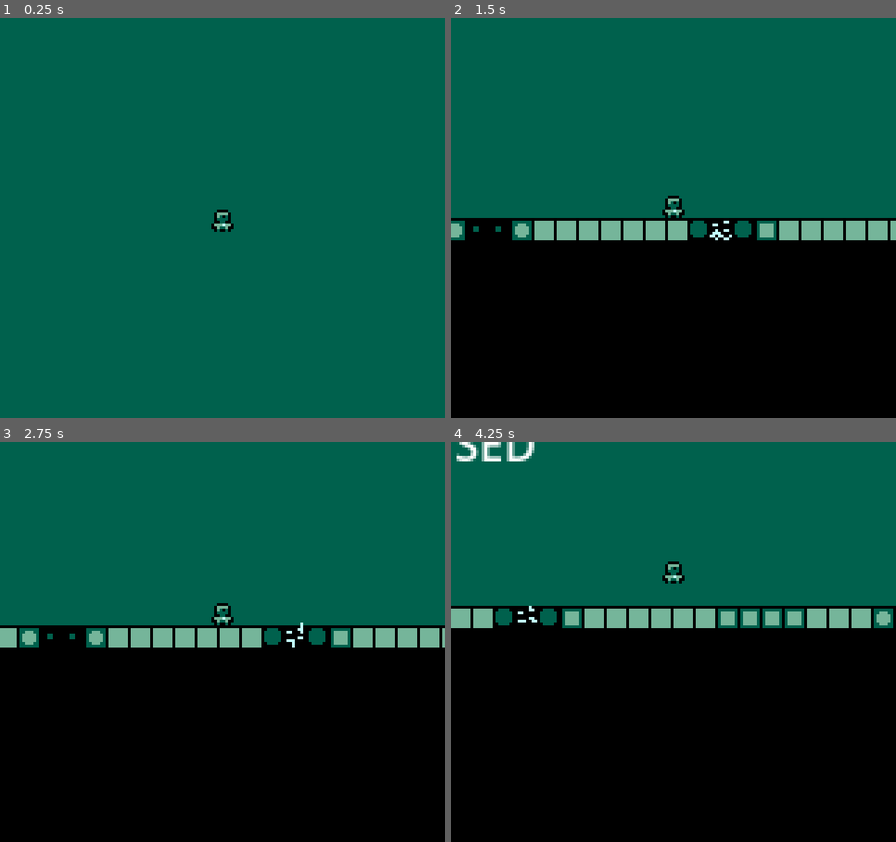
Above: before the commit, frames 1-4 (two rows, left to right).
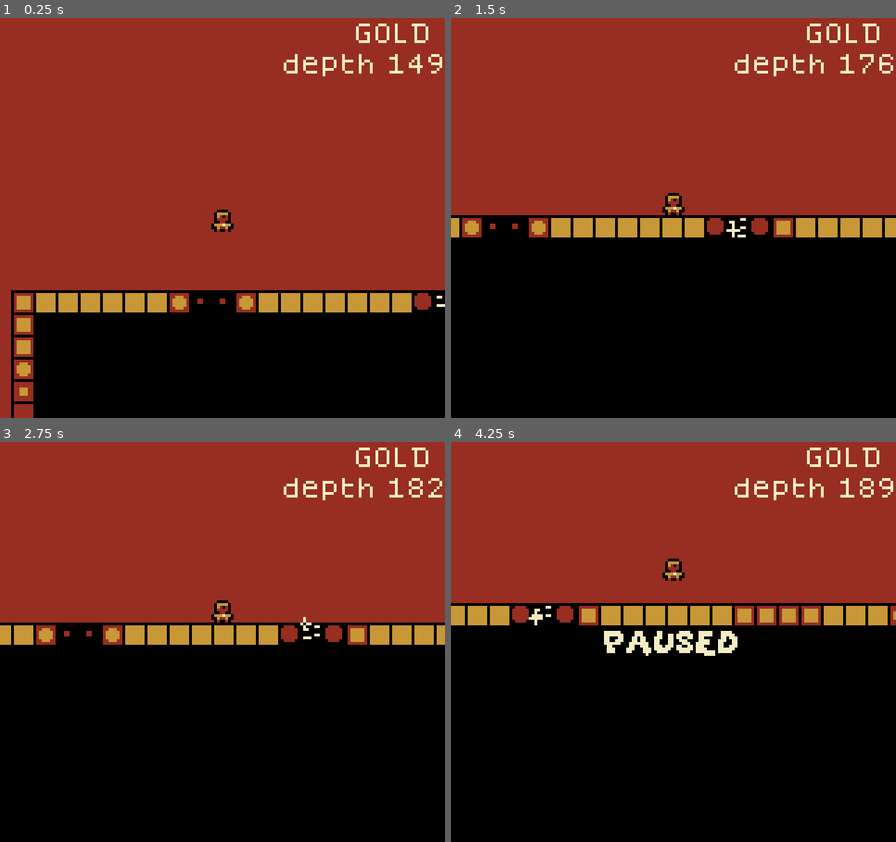
Above: after the commit, the same moments.

Repository: TimCreasman/gbjam14-old-man-miner
Game: Godot game, scene res://game/scene/main.tscn
Two runs of this game, one before a commit and one after it. Both use one fixed random seed, a clock stepped at 60 frames per second and the inputs below.
Inputs:
- Up to frame 1 (0.25 s): no input
- Up to frame 2 (1.5 s): hold D (move_right) from 0.53 s (still down); tap Space (jump) at 0.77 s
- Up to frame 3 (2.75 s): tap Space (jump) at 1.52 s; release D (move_right) at 2.03 s; hold A (move_left) from 2.03 s (still down)
- Up to frame 4 (4.25 s): release A (move_left) at 2.78 s; hold D (move_right) from 2.78 s (still down); tap Space (jump) at 3.02, 3.77 s; tap Shift (pause) at 4.15 s

The runs differ from the first frame. In frame 1, 100% of the frame differs, in the area x 0-100%, y 0-100%; in frame 2, 55%; in frame 3, 51%; in frame 4, 47%.

Commit message:
Added score labels

Diff:
--- /dev/null
+++ b/assets/shaders/input_palette.tres
@@ -0,0 +1,7 @@
+[gd_resource type="Resource" script_class="GBPalette" format=3 uid="uid://dlve26p0npub7"]
+
+[ext_resource type="Script" uid="uid://cm3iofpy5h14b" path="res://assets/shaders/gb_palette.gd" id="1_u71td"]
+
+[resource]
+script = ExtResource("1_u71td")
+metadata/_custom_type_script = "uid://cm3iofpy5h14b"
--- /dev/null
+++ b/assets/shaders/output_palette.tres
@@ -0,0 +1,10 @@
+[gd_resource type="Resource" script_class="GBPalette" format=3 uid="uid://b1aolvgojkjyp"]
+
+[ext_resource type="Script" uid="uid://cm3iofpy5h14b" path="res://assets/shaders/gb_palette.gd" id="1_qkke4"]
+
+[resource]
+script = ExtResource("1_qkke4")
+background = Color(0.5921569, 0.18039216, 0.12941177, 1)
+foreground = Color(0.78431374, 0.5921569, 0.21568628, 1)
+highlight = Color(0.9529412, 0.92156863, 0.7647059, 1)
+metadata/_custom_type_script = "uid://cm3iofpy5h14b"
--- a/assets/shaders/palette.gdshader
+++ b/assets/shaders/palette.gdshader
@@ -15,7 +15,7 @@
         vec4 input_color = input_palette[i];
         vec4 output_color = output_palette[i];
 
-        if(color_match(current_color, input_color)) {
+        if(color_match(current_color, input_color) && current_color.a > 0.001) {
             COLOR = vec4(output_color.x, output_color.y, output_color.z, 1.0);
         }
     }
--- /dev/null
+++ b/assets/shaders/palette_shader_resource.tres
@@ -0,0 +1,8 @@
+[gd_resource type="ShaderMaterial" format=4 uid="uid://7tnu3blnxwhm"]
+
+[ext_resource type="Shader" uid="uid://v4v84j62k6rl" path="res://assets/shaders/palette.gdshader" id="1_pksiv"]
+
+[resource]
+shader = ExtResource("1_pksiv")
+shader_parameter/input_palette = PackedVector4Array(0, 0, 0, 0, 0, 0, 0, 0, 0, 0, 0, 0, 0, 0, 0, 0)
+shader_parameter/output_palette = PackedVector4Array(0, 0, 0, 0, 0, 0, 0, 0, 0, 0, 0, 0, 0, 0, 0, 0)
--- /dev/null
+++ b/assets/ui/ui_theme.tres
@@ -0,0 +1,9 @@
+[gd_resource type="Theme" format=3 uid="uid://c5jwnisjhvlu7"]
+
+[ext_resource type="FontFile" uid="uid://2d14rarxk7v8" path="res://assets/fonts/dogicapixel.ttf" id="1_fmcdn"]
+
+[resource]
+default_font = ExtResource("1_fmcdn")
+Control/colors/font_color = Color(0.9977836, 0.8718092, 0.5995908, 1)
+MarginContainer/constants/margin_bottom = 2
+MarginContainer/constants/margin_top = 2
--- a/game/depth_component.gd
+++ b/game/depth_component.gd
@@ -2,12 +2,12 @@
 class_name OMM_DepthComponent
 extends Node
 
-signal changed()
+signal changed(new_value)
 
 var _depth := 0:
 	set(value):
 		if _depth != value:
-			changed.emit()
+			changed.emit(value)
 		_depth = value
 
 func increment_depth(value = null):
--- a/game/generate_mine.gd
+++ b/game/generate_mine.gd
@@ -32,16 +32,17 @@
 	if depth_component:
 		depth_component.changed.connect(_generate_chunk_at_depth)
 
-func _generate_chunk_at_depth():
-	if _depth_to_chunk_index() == chunk_index:
+func _generate_chunk_at_depth(depth: int):
+	var _new_chunk_index = _depth_to_chunk_index(depth)
+	if _new_chunk_index == chunk_index:
 		return
 
 	# TODO this is spaghetti
-	chunk_index = _depth_to_chunk_index()
+	chunk_index = _new_chunk_index
 	# _generate_chunk(chunk_size, _depth_to_chunk_index())
 
-func _depth_to_chunk_index() -> int:
-	return depth_component.get_depth() / (chunk_size.y * tile_size.y)
+func _depth_to_chunk_index(depth: int) -> int:
+	return depth / (chunk_size.y * tile_size.y)
 
 func _generate():
 	_generate_chunk(chunk_size, chunk_index)
--- a/game/ground.gd
+++ b/game/ground.gd
@@ -14,22 +14,24 @@
 @export var gold_sprite: Sprite2D
 @export var neighbor_area: Area2D
 
-var is_gold := false
 var score_component: OMM_ScoreComponent
 
+var _is_gold := false
+
 static var tile_scene := preload("res://game/scene/ground.tscn")
-
 static func new_tile(pos: Vector2i, _score_component: OMM_ScoreComponent, _hardness := 0) -> OMM_GroundTile:
 	var tile: OMM_GroundTile = tile_scene.instantiate()
 	tile.global_position = pos
+
 	tile.hardness = _hardness
-	tile.is_gold = _hardness >= 9
+	tile._is_gold = _hardness >= 9
+
 	tile.score_component = _score_component
 	return tile
 
 func _ready():
 	breaking_animation_sprite.animation_finished.connect(breaking_done)
-	gold_sprite.visible = is_gold
+	gold_sprite.visible = _is_gold
 	update_hardness_sprite()
 
 func do_break():
@@ -45,9 +47,10 @@
 	update_hardness_sprite()
 
 func on_destroy():
-	# if is_gold:
-		#score_component.increment_score()
 	queue_free()
+	if _is_gold:
+		score_component.increment_score()
+		_is_gold = false
 	propagate_destroy.call_deferred()
 
 func do_damage():
--- a/game/scene/main.gd
+++ b/game/scene/main.gd
@@ -1,24 +1,12 @@
-extends SubViewportContainer
+extends Node
 
-@export var pause_action = "pause"
-# Called when the node enters the scene tree for the first time.
+@export var pause_menu: CanvasLayer
 
 func _unhandled_input(event: InputEvent) -> void:
-	if event.is_action_pressed(pause_action):
+	if event.is_action_pressed("pause"):
 		toggle_pause()
 
 func toggle_pause():
 	var tree = get_tree()
 	tree.paused = !tree.paused
-	%PauseMenu.visible = tree.paused
-
-func _ready():
-
-
-	pass # Replace with function body.
-
-
-
-# Called every frame. 'delta' is the elapsed time since the previous frame.
-func _process(delta):
-	pass
+	pause_menu.visible = tree.paused
--- a/game/scene/main.tscn
+++ b/game/scene/main.tscn
@@ -1,36 +1,68 @@
 [gd_scene format=3 uid="uid://cs0wc8xy53728"]
 
-[ext_resource type="Shader" uid="uid://v4v84j62k6rl" path="res://assets/shaders/palette.gdshader" id="1_ma7nm"]
-[ext_resource type="Script" path="res://game/scene/main.gd" id="2_bvr34"]
-[ext_resource type="Script" path="res://game/scene/pause_menu.gd" id="3_5nb03"]
+[ext_resource type="Script" uid="uid://b22tldte1k8ju" path="res://assets/shaders/palette_shader.gd" id="2_b8ek1"]
+[ext_resource type="Script" uid="uid://cfn8xfrcp64se" path="res://game/scene/main.gd" id="2_bvr34"]
+[ext_resource type="Material" uid="uid://7tnu3blnxwhm" path="res://assets/shaders/palette_shader_resource.tres" id="2_sr17e"]
+[ext_resource type="Resource" uid="uid://dlve26p0npub7" path="res://assets/shaders/input_palette.tres" id="4_7gaau"]
 [ext_resource type="PackedScene" uid="uid://cqv8mb3s82yf2" path="res://game/scene/camera.tscn" id="4_bvr34"]
+[ext_resource type="Resource" uid="uid://b1aolvgojkjyp" path="res://assets/shaders/output_palette.tres" id="5_sr17e"]
 [ext_resource type="PackedScene" uid="uid://c6njgqn2764mb" path="res://game/scene/cave_generation.tscn" id="5_srulj"]
+[ext_resource type="Script" uid="uid://pix2oapfihac" path="res://game/score_component.gd" id="7_0rwjj"]
 [ext_resource type="PackedScene" uid="uid://bm4wkjp71d2vb" path="res://player.tscn" id="7_5nb03"]
 [ext_resource type="Script" uid="uid://g75t136olir6" path="res://game/depth_component.gd" id="7_yjmwy"]
 [ext_resource type="AudioStream" uid="uid://rdffwp8m2dmy" path="res://assets/audio/music/Main Theme.wav" id="8_yjmwy"]
+[ext_resource type="FontFile" uid="uid://bullhtixkbja5" path="res://assets/fonts/GrapeSoda.ttf" id="10_auijp"]
+[ext_resource type="FontFile" uid="uid://2d14rarxk7v8" path="res://assets/fonts/dogicapixel.ttf" id="10_qj0xg"]
+[ext_resource type="Theme" uid="uid://c5jwnisjhvlu7" path="res://assets/ui/ui_theme.tres" id="11_sr17e"]
+[ext_resource type="Script" uid="uid://dxb61sya7p0hl" path="res://game/ui/gold_amount_label.gd" id="12_4tdti"]
+[ext_resource type="Script" uid="uid://sp52lrdyknle" path="res://game/ui/depth_amount_label.gd" id="13_e3sg0"]
 
-[sub_resource type="ShaderMaterial" id="ShaderMaterial_srulj"]
-shader = ExtResource("1_ma7nm")
-shader_parameter/input_palette = [Vector4(0.32156864, 0.32156864, 0.32156864, 1), Vector4(0, 0, 0, 1), Vector4(0.64705884, 0.64705884, 0.64705884, 1), Vector4(1, 1, 1, 1)]
-shader_parameter/output_palette = [Vector4(3.85046e-07, 0.38012242, 0.30083656, 1), Vector4(0, 0, 0, 1), Vector4(0.45974553, 0.70963615, 0.6025284, 1), Vector4(0.7607843, 1, 1, 1)]
+[node name="Game" type="Node" unique_id=1274922351 node_paths=PackedStringArray("pause_menu")]
+process_mode = 3
+script = ExtResource("2_bvr34")
+pause_menu = NodePath("Viewport/PauseMenu")
 
-[node name="Node2D" type="SubViewportContainer" unique_id=1044598483]
-process_mode = 3
-material = SubResource("ShaderMaterial_srulj")
+[node name="Viewport" type="SubViewportContainer" parent="." unique_id=1677445469]
+material = ExtResource("2_sr17e")
+script = ExtResource("2_b8ek1")
+input_palette = ExtResource("4_7gaau")
+output_palette = ExtResource("5_sr17e")
+
+[node name="SubViewport" type="SubViewport" parent="Viewport" unique_id=353043122]
+process_mode = 1
+handle_input_locally = false
+audio_listener_enable_2d = true
+size = Vector2i(160, 144)
+render_target_update_mode = 4
+
+[node name="Camera" parent="Viewport/SubViewport" unique_id=777090513 node_paths=PackedStringArray("follow_node", "depth_component") instance=ExtResource("4_bvr34")]
+follow_node = NodePath("../Player")
+depth_component = NodePath("../../../Systems/OMM_DepthComponent")
+
+[node name="Player" parent="Viewport/SubViewport" unique_id=1488697836 instance=ExtResource("7_5nb03")]
+position = Vector2(76, 121)
+
+[node name="ChunkGenerator" parent="Viewport/SubViewport" unique_id=1622406730 node_paths=PackedStringArray("depth_component", "score_component") instance=ExtResource("5_srulj")]
+position = Vector2(4, 115)
+depth_component = NodePath("../../../Systems/OMM_DepthComponent")
+score_component = NodePath("../../../Systems/OMM_ScoreComponent")
+
+[node name="PauseMenu" type="CanvasLayer" parent="Viewport" unique_id=1753711030]
+visible = false
+
+[node name="UI" type="Control" parent="Viewport/PauseMenu" unique_id=1255564472]
+unique_name_in_owner = true
+layout_mode = 3
 anchors_preset = 15
 anchor_right = 1.0
 anchor_bottom = 1.0
 grow_horizontal = 2
 grow_vertical = 2
-script = ExtResource("2_bvr34")
+size_flags_horizontal = 3
+size_flags_vertical = 3
+theme = ExtResource("11_sr17e")
 
-[node name="PauseMenu" type="Control" parent="." unique_id=1255564472]
-unique_name_in_owner = true
-visible = false
-layout_mode = 2
-script = ExtResource("3_5nb03")
-
-[node name="CenterContainer" type="CenterContainer" parent="PauseMenu" unique_id=465852087]
+[node name="CenterContainer" type="CenterContainer" parent="Viewport/PauseMenu/UI" unique_id=465852087]
 layout_mode = 1
 anchors_preset = 15
 anchor_right = 1.0
@@ -38,34 +70,106 @@
 grow_horizontal = 2
 grow_vertical = 2
 
-[node name="Label" type="Label" parent="PauseMenu/CenterContainer" unique_id=2064720606]
+[node name="Label" type="Label" parent="Viewport/PauseMenu/UI/CenterContainer" unique_id=2064720606]
+texture_filter = 1
+texture_repeat = 1
+material = ExtResource("2_sr17e")
 layout_mode = 2
+theme = ExtResource("11_sr17e")
+theme_override_fonts/font = ExtResource("10_auijp")
 text = "PAUSED"
+script = ExtResource("2_b8ek1")
+input_palette = ExtResource("4_7gaau")
+output_palette = ExtResource("5_sr17e")
 
-[node name="SubViewport" type="SubViewport" parent="." unique_id=353043122]
-handle_input_locally = false
-audio_listener_enable_2d = true
-size = Vector2i(160, 144)
-render_target_update_mode = 4
+[node name="HUD" type="CanvasLayer" parent="Viewport" unique_id=1035683140]
 
-[node name="Pauseable" type="Node2D" parent="SubViewport" unique_id=1778506881]
-process_mode = 1
+[node name="UI" type="Control" parent="Viewport/HUD" unique_id=707963452]
+layout_mode = 3
+anchors_preset = 15
+anchor_right = 1.0
+anchor_bottom = 1.0
+grow_horizontal = 2
+grow_vertical = 2
+theme = ExtResource("11_sr17e")
 
-[node name="Camera" parent="SubViewport/Pauseable" unique_id=777090513 node_paths=PackedStringArray("follow_node", "depth_component") instance=ExtResource("4_bvr34")]
-follow_node = NodePath("../Player")
-depth_component = NodePath("../OMM_DepthComponent")
+[node name="MarginContainer" type="MarginContainer" parent="Viewport/HUD/UI" unique_id=2005923689]
+layout_mode = 1
+anchors_preset = 10
+anchor_right = 1.0
+offset_bottom = 7.0
+grow_horizontal = 2
+theme = ExtResource("11_sr17e")
 
-[node name="Player" parent="SubViewport/Pauseable" unique_id=1488697836 instance=ExtResource("7_5nb03")]
-position = Vector2(82, 10)
+[node name="VBoxContainer" type="VBoxContainer" parent="Viewport/HUD/UI/MarginContainer" unique_id=63561127]
+layout_mode = 2
 
-[node name="Tiles" parent="SubViewport/Pauseable" unique_id=1622406730 node_paths=PackedStringArray("depth_component") instance=ExtResource("5_srulj")]
-position = Vector2(4, 115)
-depth_component = NodePath("../OMM_DepthComponent")
+[node name="GoldContainer" type="HBoxContainer" parent="Viewport/HUD/UI/MarginContainer/VBoxContainer" unique_id=1325225060]
+layout_mode = 2
+alignment = 2
 
-[node name="OMM_DepthComponent" type="Node" parent="SubViewport/Pauseable" unique_id=529392818]
-script = ExtResource("7_yjmwy")
-metadata/_custom_type_script = "uid://g75t136olir6"
+[node name="GoldLabel" type="Label" parent="Viewport/HUD/UI/MarginContainer/VBoxContainer/GoldContainer" unique_id=1081440667]
+texture_filter = 1
+texture_repeat = 1
+material = ExtResource("2_sr17e")
+layout_mode = 2
+theme = ExtResource("11_sr17e")
+theme_override_fonts/font = ExtResource("10_qj0xg")
+theme_override_font_sizes/font_size = 8
+text = "GOLD"
+script = ExtResource("2_b8ek1")
+input_palette = ExtResource("4_7gaau")
+output_palette = ExtResource("5_sr17e")
+
+[node name="GoldAmount" type="Label" parent="Viewport/HUD/UI/MarginContainer/VBoxContainer/GoldContainer" unique_id=141622448 node_paths=PackedStringArray("score_component")]
+texture_filter = 1
+texture_repeat = 1
+material = ExtResource("2_sr17e")
+layout_mode = 2
+theme = ExtResource("11_sr17e")
+theme_override_fonts/font = ExtResource("10_qj0xg")
+theme_override_font_sizes/font_size = 8
+script = ExtResource("12_4tdti")
+score_component = NodePath("../../../../../../../Systems/OMM_ScoreComponent")
+
+[node name="DepthContainer" type="HBoxContainer" parent="Viewport/HUD/UI/MarginContainer/VBoxContainer" unique_id=2085984537]
+layout_mode = 2
+alignment = 2
+
+[node name="DepthLabel" type="Label" parent="Viewport/HUD/UI/MarginContainer/VBoxContainer/DepthContainer" unique_id=1650333426]
+texture_filter = 1
+texture_repeat = 1
+material = ExtResource("2_sr17e")
+layout_mode = 2
+theme = ExtResource("11_sr17e")
+theme_override_fonts/font = ExtResource("10_qj0xg")
+theme_override_font_sizes/font_size = 8
+text = "depth"
+script = ExtResource("2_b8ek1")
+input_palette = ExtResource("4_7gaau")
+output_palette = ExtResource("5_sr17e")
+
+[node name="DepthAmount" type="Label" parent="Viewport/HUD/UI/MarginContainer/VBoxContainer/DepthContainer" unique_id=621829237 node_paths=PackedStringArray("depth_component")]
+texture_filter = 1
+texture_repeat = 1
+material = ExtResource("2_sr17e")
+layout_mode = 2
+theme = ExtResource("11_sr17e")
+theme_override_fonts/font = ExtResource("10_qj0xg")
+theme_override_font_sizes/font_size = 8
+script = ExtResource("13_e3sg0")
+depth_component = NodePath("../../../../../../../Systems/OMM_DepthComponent")
 
 [node name="AudioStreamPlayer2D" type="AudioStreamPlayer2D" parent="." unique_id=1376039753]
 stream = ExtResource("8_yjmwy")
 autoplay = true
+
+[node name="Systems" type="Node" parent="." unique_id=569555038]
+
+[node name="OMM_DepthComponent" type="Node" parent="Systems" unique_id=529392818]
+script = ExtResource("7_yjmwy")
+metadata/_custom_type_script = "uid://g75t136olir6"
+
+[node name="OMM_ScoreComponent" type="Node" parent="Systems" unique_id=1581058316]
+script = ExtResource("7_0rwjj")
+metadata/_custom_type_script = "uid://pix2oapfihac"
--- a/game/score_component.gd
+++ b/game/score_component.gd
@@ -1,7 +1,10 @@
 class_name OMM_ScoreComponent
 extends Node
 
-var _score: int
+signal changed(new_value)
+
+var _score: int = 0
 
 func increment_score(amount := 1):
 	_score += amount
+	changed.emit(_score)
--- /dev/null
+++ b/game/ui/depth_amount_label.gd
@@ -0,0 +1,8 @@
+extends Label
+@export var depth_component: OMM_DepthComponent
+
+func _ready():
+	depth_component.changed.connect(update_label)
+
+func update_label(depth_amount):
+	text = str(depth_amount)
--- /dev/null
+++ b/game/ui/gold_amount_label.gd
@@ -0,0 +1,8 @@
+extends Label
+@export var score_component: OMM_ScoreComponent
+
+func _ready():
+	score_component.changed.connect(update_label)
+
+func update_label(score_amount):
+	text = str(score_amount)
Binary file added: assets/fonts/GrapeSoda.ttf
Not shown, added: assets/fonts/GrapeSoda.ttf.import
Binary file added: assets/fonts/dogicapixel.ttf
Not shown, added: assets/fonts/dogicapixel.ttf.import
Not shown, added: game/ui/depth_amount_label.gd.uid
Not shown, added: game/ui/gold_amount_label.gd.uid
Not shown, added: assets/fonts/dogica.zip
Not shown, changed: todo_tim.md
